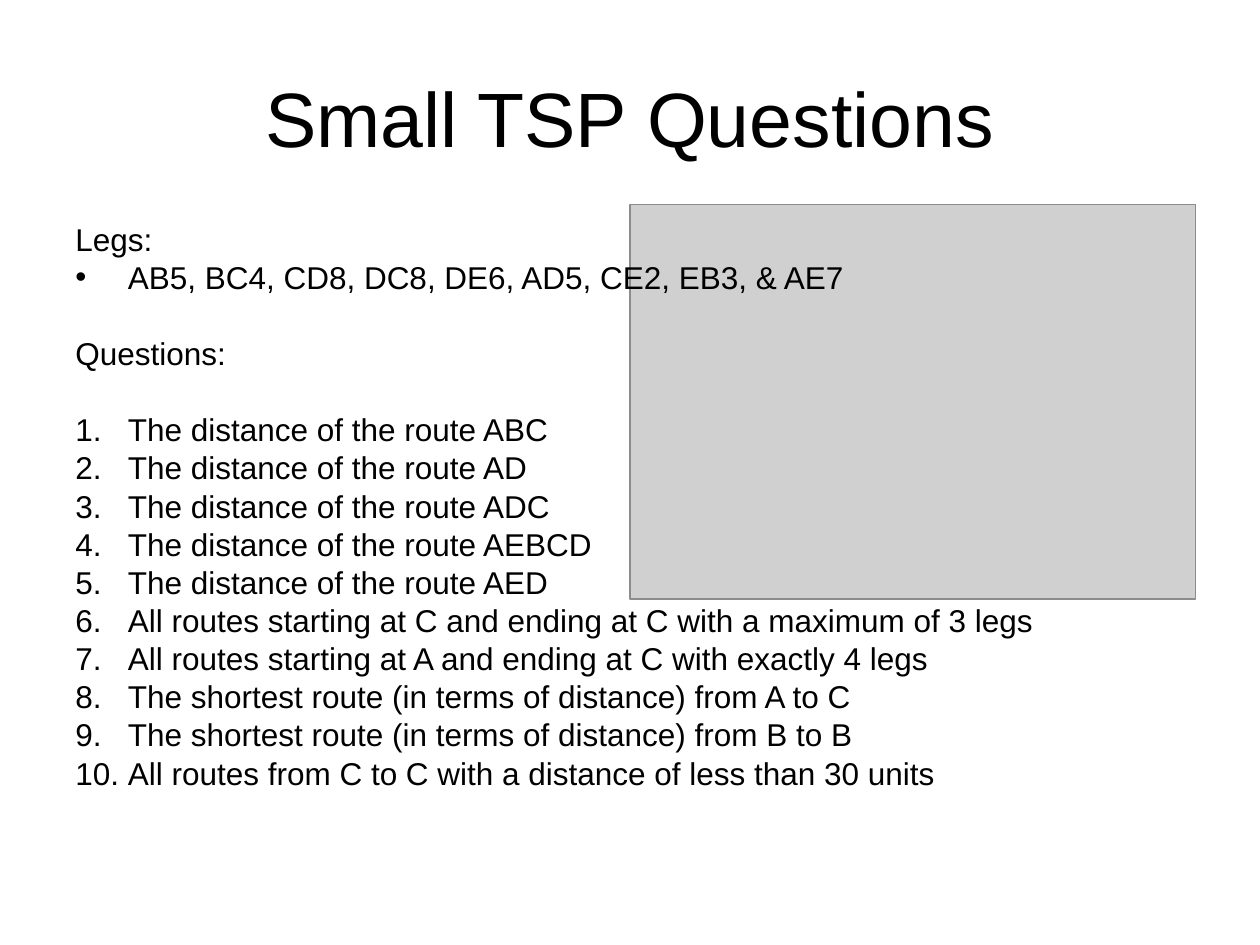
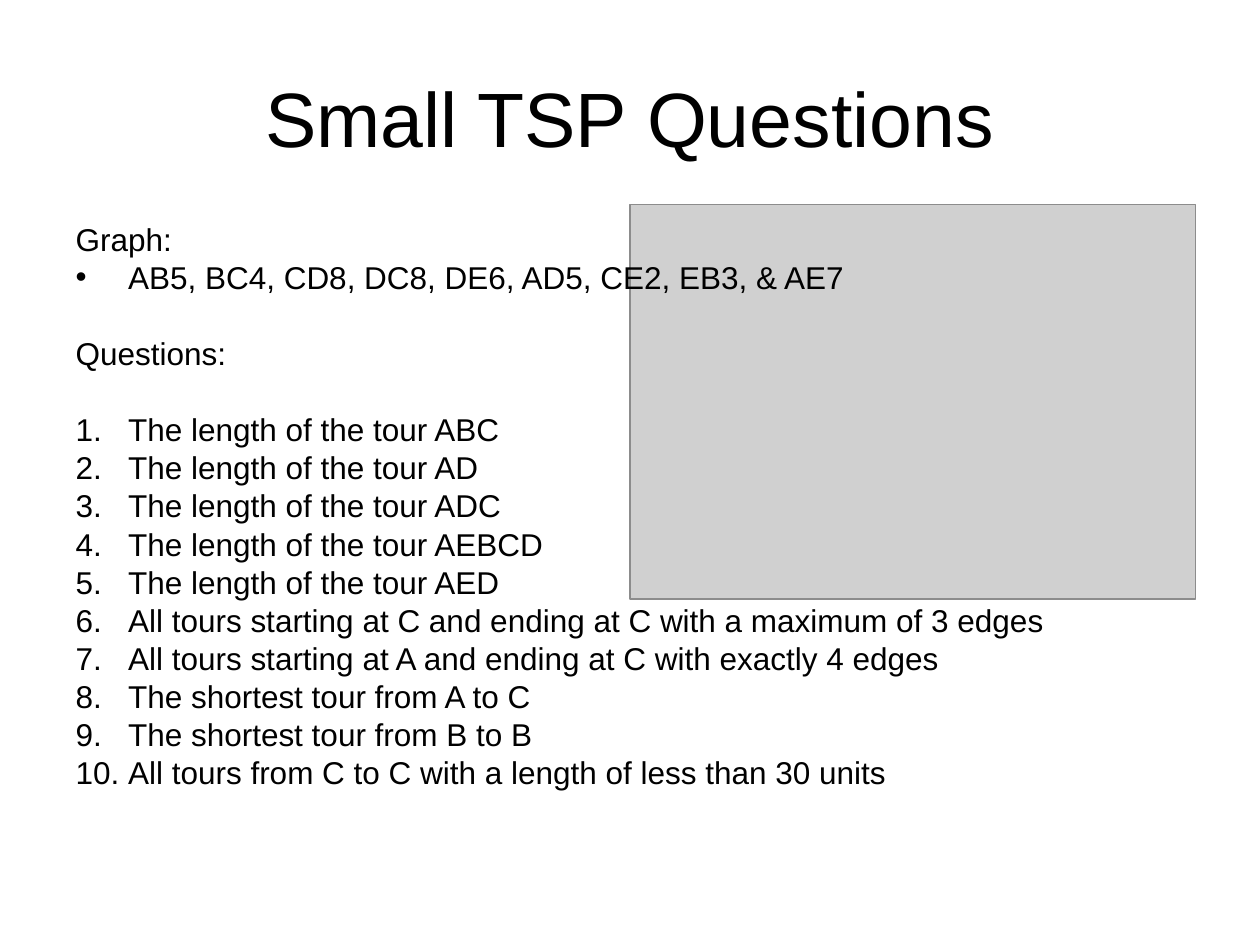
Before and after one commit to bjuric/SmallTSP, a slide deck: slide 3 of SmallTSP.ppt. Drawn at 1260x945 pixels with LibreOffice and Linux fonts; fonts in the diff are those of the drawing; grey boxes stand for pictures. Boxes give left, top, right and bottom in pixels: in the first picture for what was removed or moved away, otherwise in the second. Text is boxed around its words. In the diff, an @@ line names an element or a change of style, - is before the commit and + after.

Commit message:
updated slides

```diff
--- a/SmallTSP.ppt
+++ b/SmallTSP.ppt
@@ text at (76, 228, 172, 257): text changed @@
-Legs:
+Graph:
@@ text at (128, 418, 1043, 790): text changed @@
-1. The distance of the route ABC
-2. The distance of the route AD
-3. The distance of the route ADC
-4. The distance of the route AEBCD
-5. The distance of the route AED
-6. All routes starting at C and ending at C with a maximum of 3 legs
-7. All routes starting at A and ending at C with exactly 4 legs
-8. The shortest route (in terms of distance) from A to C
-9. The shortest route (in terms of distance) from B to B
-10. All routes from C to C with a distance of less than 30 units
+1. The length of the tour ABC
+2. The length of the tour AD
+3. The length of the tour ADC
+4. The length of the tour AEBCD
+5. The length of the tour AED
+6. All tours starting at C and ending at C with a maximum of 3 edges
+7. All tours starting at A and ending at C with exactly 4 edges
+8. The shortest tour from A to C
+9. The shortest tour from B to B
+10. All tours from C to C with a length of less than 30 units
```
Also in this commit, not shown: 2 other slides changed.
